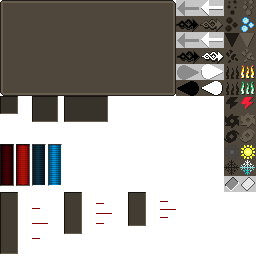
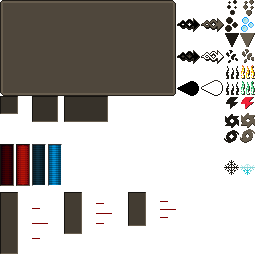
Layers edited between the first and the second 256 x 256 image:
added layer "arrows" above "scales" over [left=177, top=18, right=224, bottom=96]
added layer "scales" above "old" over [left=224, top=0, right=255, bottom=175]
painted on "stoneborn" over [left=176, top=0, right=256, bottom=176]
painted on "jei_handler.png" over [left=176, top=0, right=256, bottom=192]
